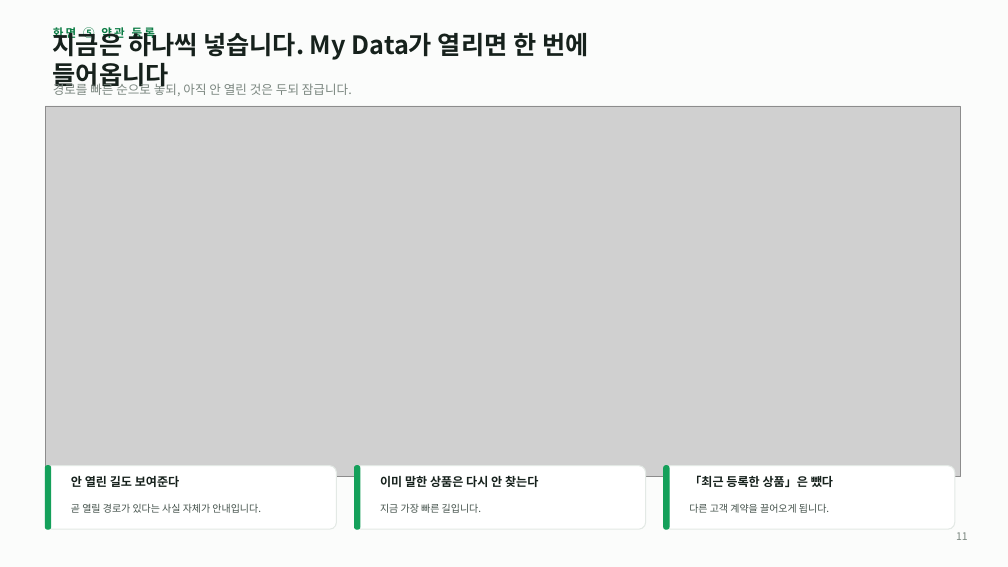
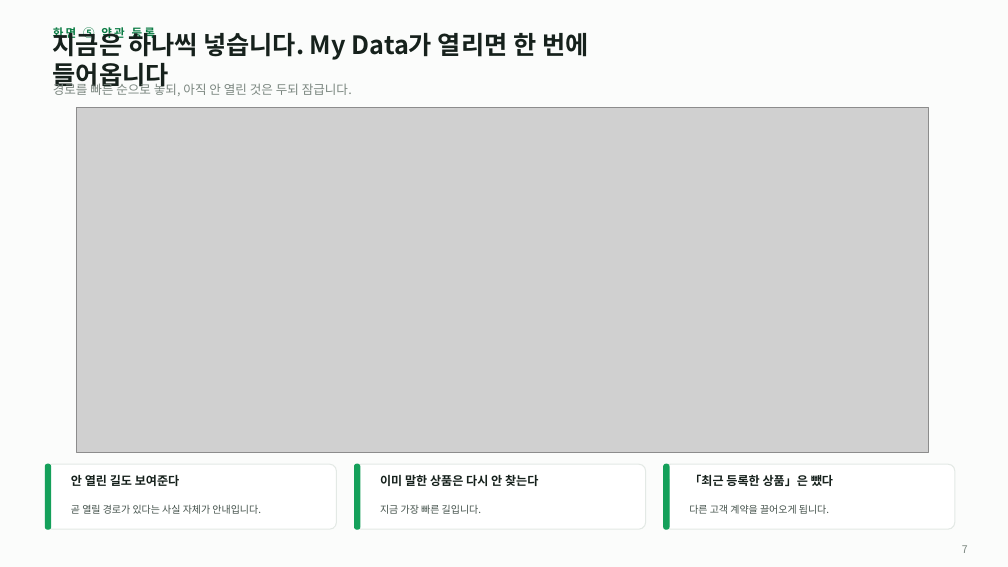
Before and after one commit to acathy870928-hash/chacha6377, a slide deck: slide 7 of docs/Insurance_AI_상담설계.pptx (slide 11 before the commit). Drawn at 1008x567 pixels with LibreOffice and Linux fonts; fonts in the diff are those of the drawing; grey boxes stand for pictures. Boxes give left, top, right and bottom in pixels: in the first picture for what was removed or moved away, otherwise in the second. Text is boxed around its words. In the diff, an @@ line names an element or a change of style, - is before the commit and + after.

```diff
--- a/docs/Insurance_AI_상담설계.pptx
+++ b/docs/Insurance_AI_상담설계.pptx
@@ picture resized from (x1=45, y1=106, x2=960, y2=476) to (x1=77, y1=107, x2=929, y2=452) @@
@@ proportions changed in 3 elements at (x1=45, y1=464, x2=337, y2=529), (x1=355, y1=464, x2=646, y2=529), (x1=664, y1=464, x2=955, y2=529) @@
@@ text at (x1=962, y1=545, x2=968, y2=553): text changed @@
-11
+7
```
Also in this commit, not shown: 4 other slides changed, 2 slides added, 9 slides removed, 2 other files.
